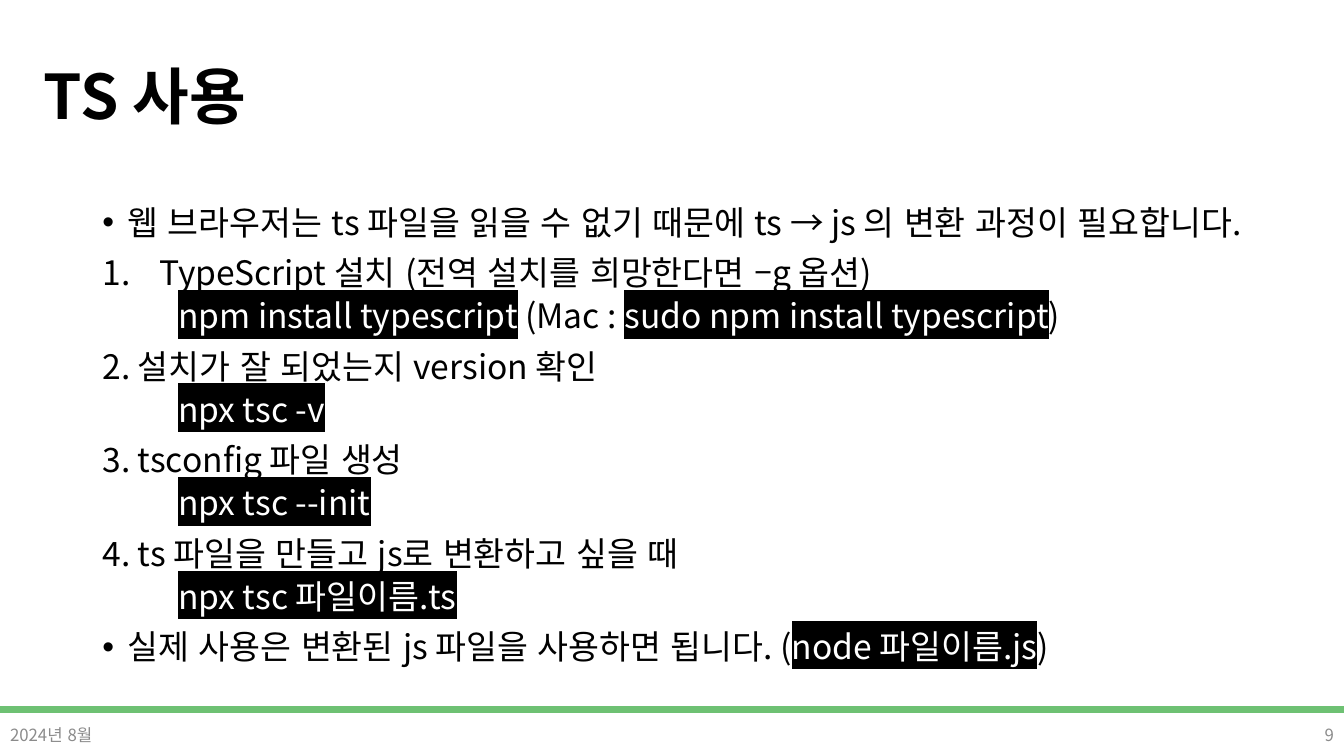
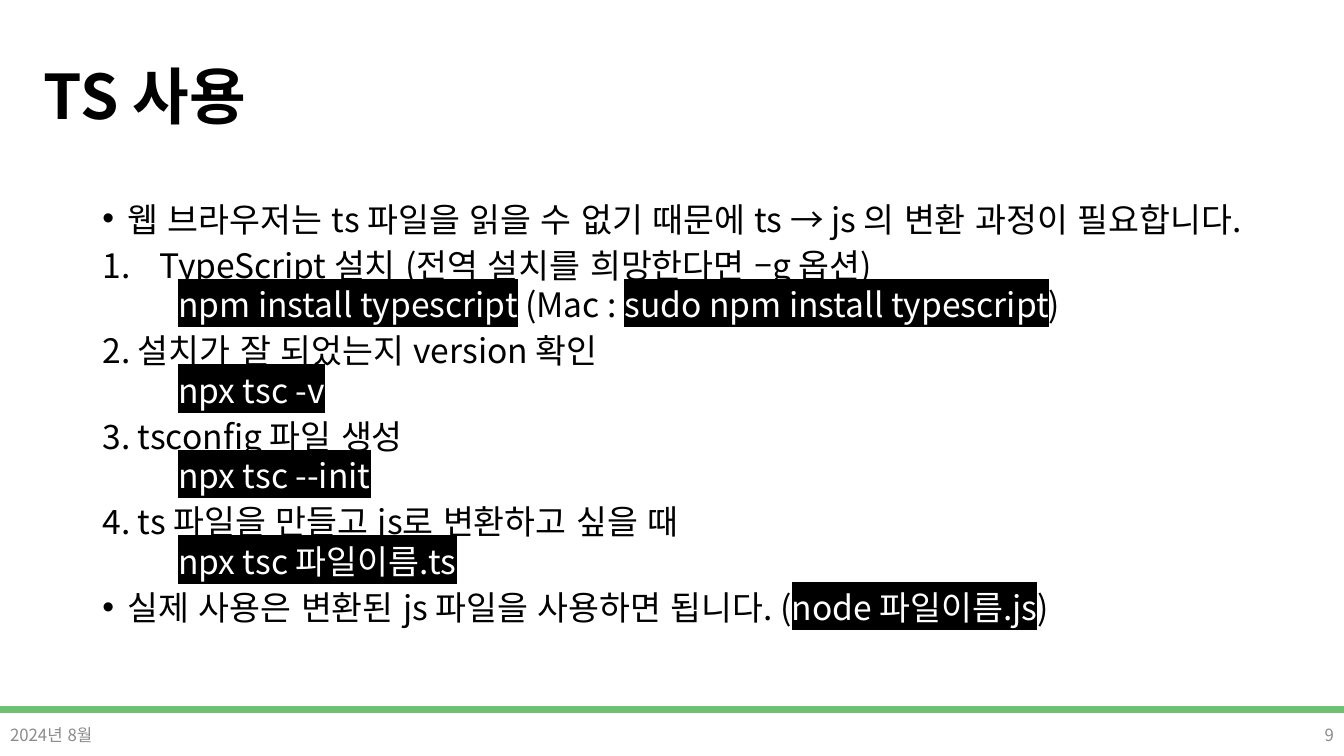
Before and after one commit to DevDamon0527/SeSAC_Yeongdeungpo_Campus_6th, a slide deck: slide 9 of material/[SeSAC_YDP_6] 32_1_TypeScript.pptx. Drawn at 1344x756 pixels with LibreOffice and Linux fonts; fonts in the diff are those of the drawing; background and template pictures are left out. Boxes give left, top, right and bottom in pixels: in the first picture for what was removed or moved away, otherwise in the second. Text is boxed around its words. In the diff, an @@ line names an element or a change of style, - is before the commit and + after.

```diff
--- a/material/[SeSAC_YDP_6] 32_1_TypeScript.pptx
+++ b/material/[SeSAC_YDP_6] 32_1_TypeScript.pptx
@@ text "웹 브라우저는 ts 파일을 읽을 ..." at [102,204,1241,629]: line spacing 0.9 to 0.8 @@
```
Also in this commit, not shown: 1 other slide changed, 6 other files.
